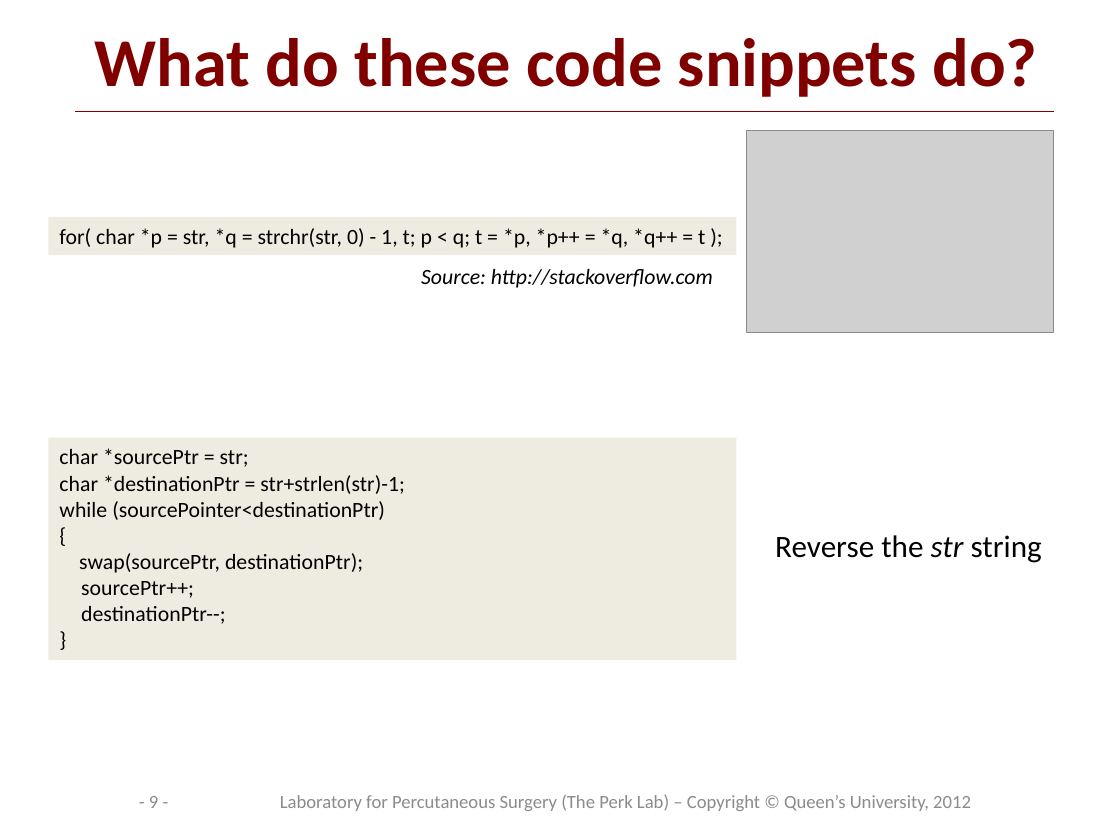
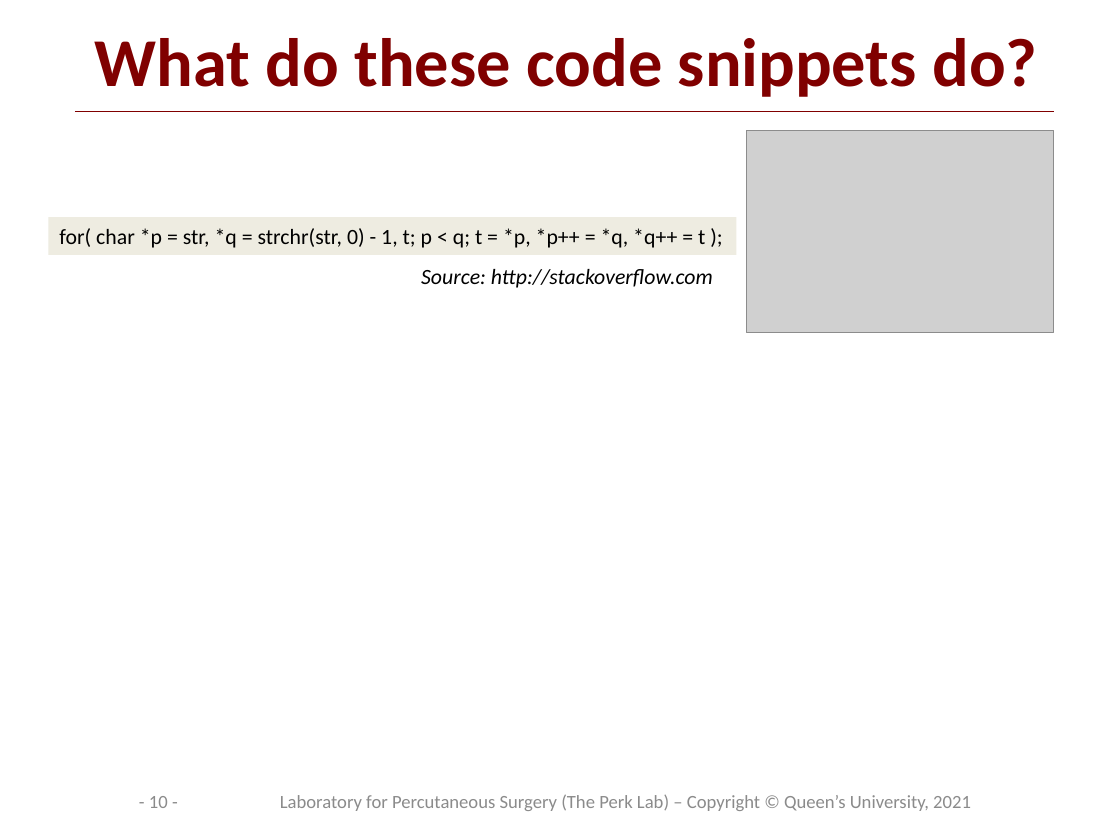
Before and after one commit to PerkLab/PerkLabBootcamp, a slide deck: slide 10 of Doc/day3_1_WritingCorrectAndUnderstandableCode.pptx (slide 9 before the commit). Drawn at 1120x840 pixels with LibreOffice and Linux fonts; fonts in the diff are those of the drawing; grey boxes stand for pictures; background and template pictures are left out. Boxes give left, top, right and bottom in pixels: in the first picture for what was removed or moved away, otherwise in the second. Text is boxed around its words. In the diff, an @@ line names an element or a change of style, - is before the commit and + after.

Commit message:
Slide updates for 2021

```diff
--- a/Doc/day3_1_WritingCorrectAndUnderstandableCode.pptx
+++ b/Doc/day3_1_WritingCorrectAndUnderstandableCode.pptx
@@ rectangle removed at (x1=48, y1=438, x2=736, y2=661) @@
-char *sourcePtr = str;
-char *destinationPtr = str+strlen(str)-1;
-while (sourcePointer<destinationPtr)
-{
-swap(sourcePtr, destinationPtr);
-sourcePtr++;
-destinationPtr--;
-}
@@ text removed at (x1=775, y1=535, x2=1042, y2=563) @@
-Reverse the str string
@@ page number at (x1=149, y1=796, x2=168, y2=808): text changed @@
-- 9 -
+- 10 -
@@ text at (x1=280, y1=795, x2=971, y2=811): text changed @@
-Laboratory for Percutaneous Surgery (The Perk Lab) – Copyright © Queen’s University, 2012
+Laboratory for Percutaneous Surgery (The Perk Lab) – Copyright © Queen’s University, 2021
```
Also in this commit, not shown: 20 other slides changed, 6 slides added, 2 other files.
